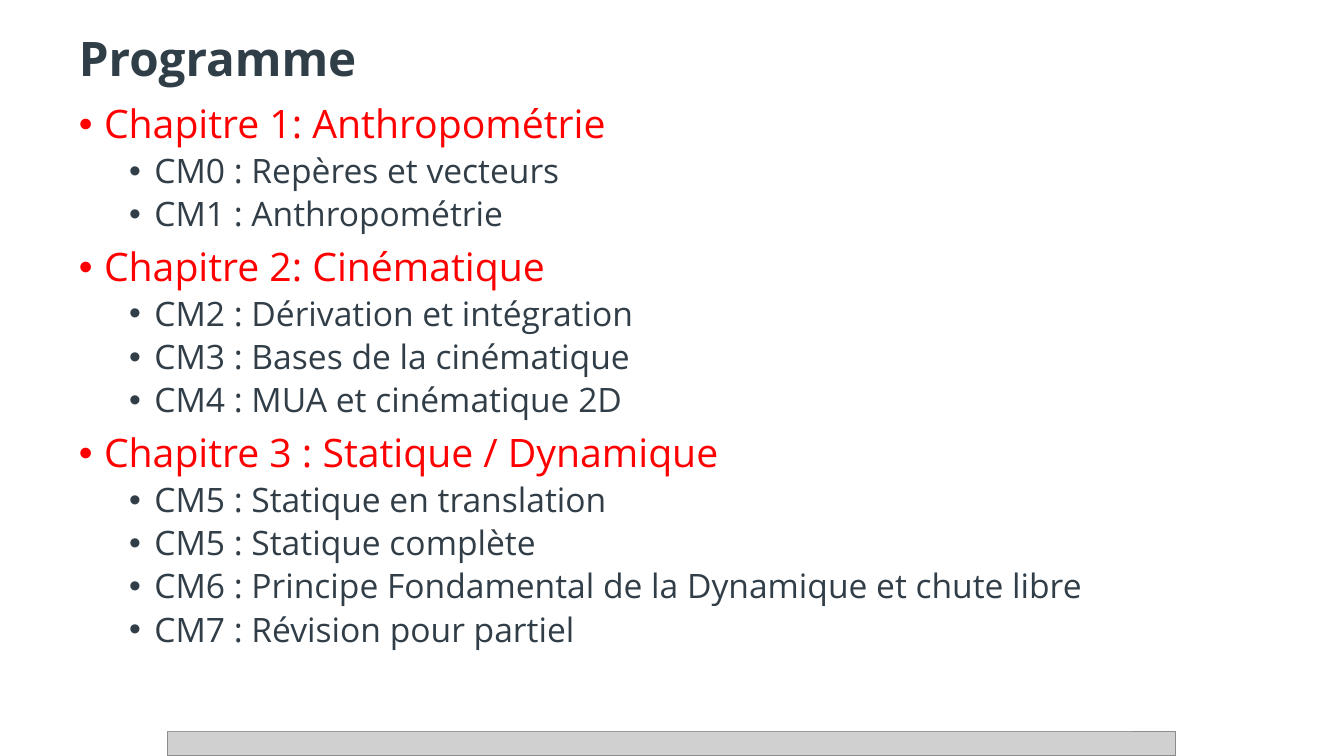
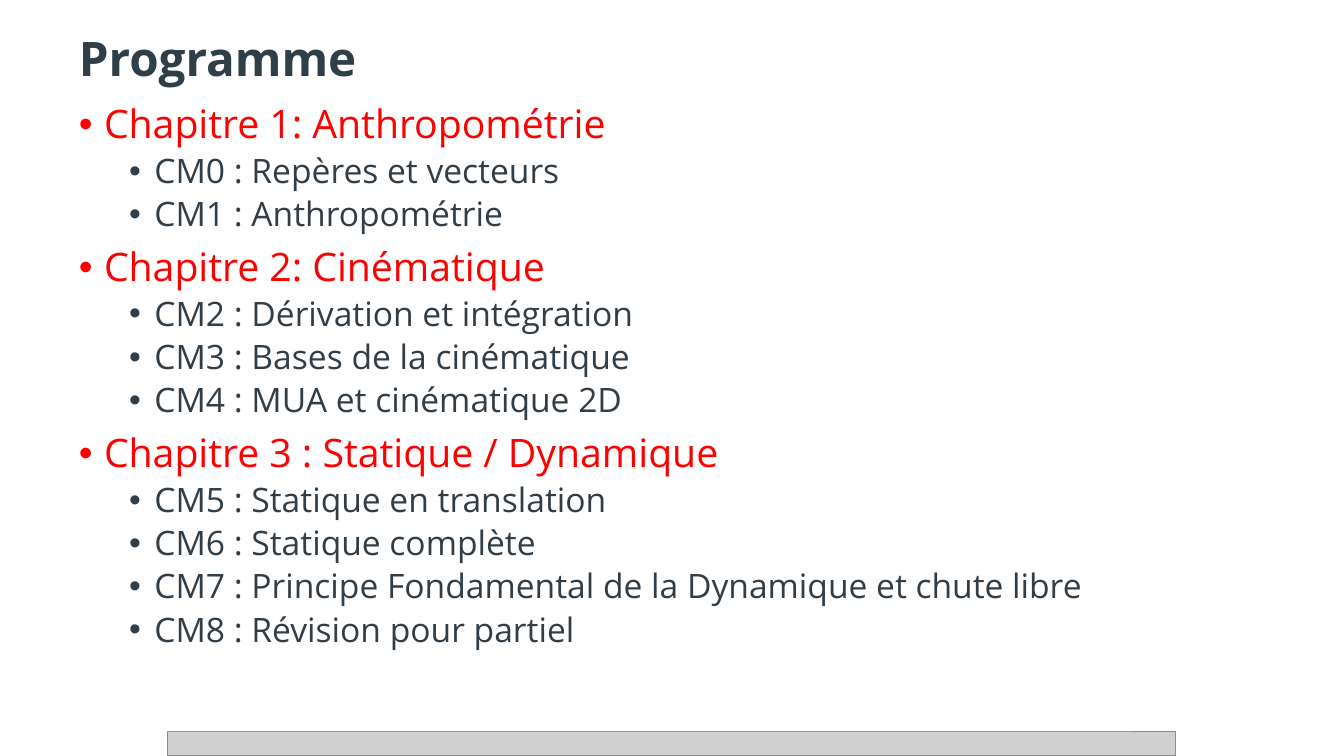
Before and after one commit to Verdel469/Biomeca_L1_2020, a slide deck: slide 4 of Cours_seance_0_2020.pptx. Drawn at 1344x756 pixels with LibreOffice and Linux fonts; fonts in the diff are those of the drawing; grey boxes stand for pictures; background and template pictures are left out. Boxes give left, top, right and bottom in pixels: in the first picture for what was removed or moved away, otherwise in the second. Text is boxed around its words. In the diff, an @@ line names an element or a change of style, - is before the commit and + after.

```diff
--- a/Cours_seance_0_2020.pptx
+++ b/Cours_seance_0_2020.pptx
@@ text at <box>154,529,1081,650</box>: text changed @@
-  • CM5 : Statique complète
-  • CM6 : Principe Fondamental de la Dynamique et chute libre
-  • CM7 : Révision pour partiel
+  • CM6 : Statique complète
+  • CM7 : Principe Fondamental de la Dynamique et chute libre
+  • CM8 : Révision pour partiel
```
Also in this commit, not shown: 1 other slide changed, 10 other files.
